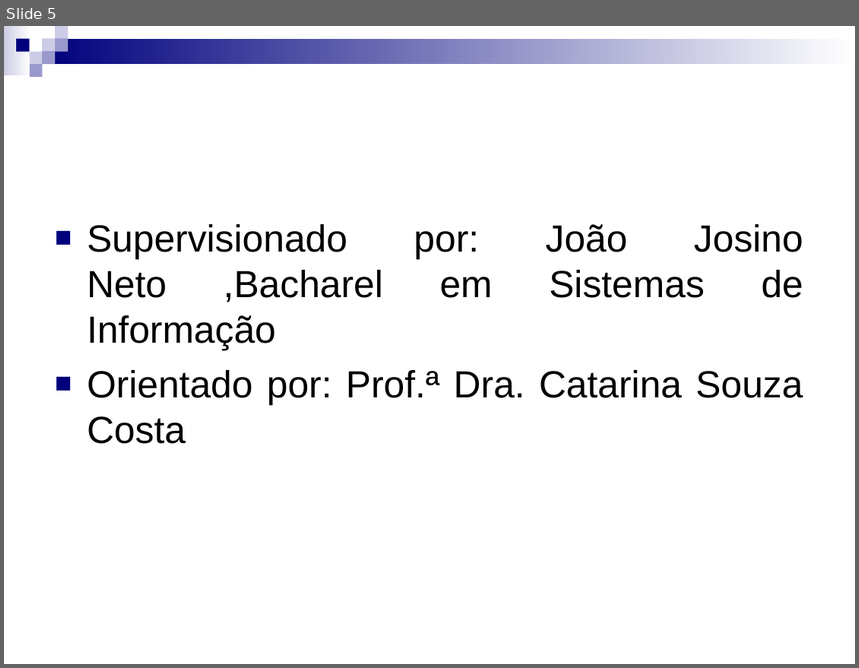
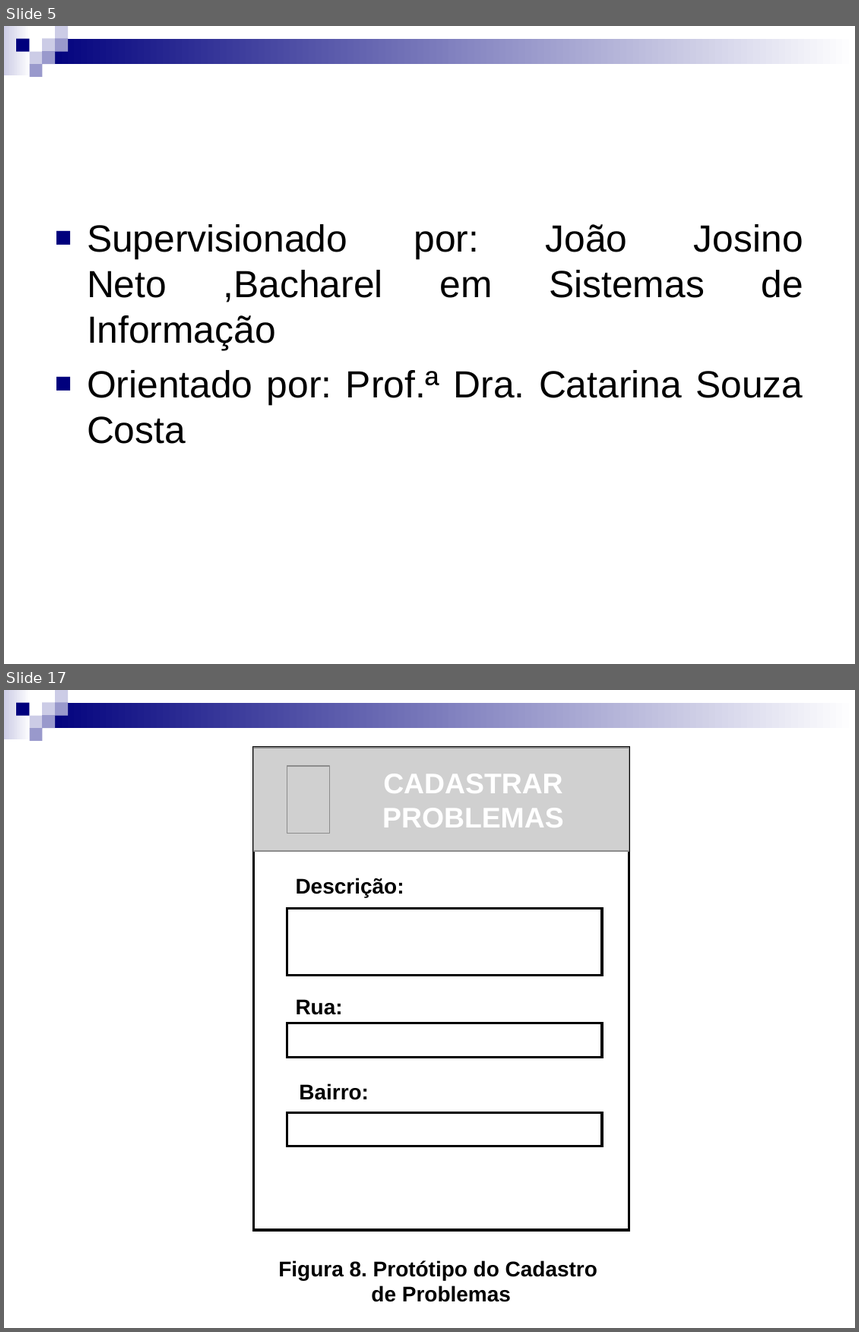
Before and after one commit to Gabrielfgrd/CamaraRB, a slide deck: Documentos/Documentos das aulas/Apresentação para o dia 10.ppt. Shown one above the other, each under a label of ours: slide 5 before the commit, slides 5 and 17 after it; the slides between them are not shown. The pictures are 859x668 and 859x1332 pixels, drawn with LibreOffice and Linux fonts; fonts in the diff are those of the drawing; grey boxes stand for pictures. Boxes give left, top, right and bottom in pixels: in the first picture for what was removed or moved away, otherwise in the second. Text is boxed around its words. In the diff, an @@ line names an element or a change of style, - is before the commit and + after.

```diff
--- a/Documentos/Documentos das aulas/Apresentação para o dia 10.ppt
+++ b/Documentos/Documentos das aulas/Apresentação para o dia 10.ppt
@@ slide 17 added at [4, 690, 855, 1328], background #FFFFFF; not listed: 9 template elements that a slide beside it also shows @@
@@ group added at [253, 748, 629, 1230]: 4 rectangles, 4 texts, 2 pictures @@
+CADASTRAR PROBLEMAS
+Descrição:
+Rua:
+Bairro:
@@ text added at [278, 1261, 598, 1303], 18 pt, text #000000, bold @@
+Figura 8. Protótipo do Cadastro
+de Problemas
```
Also in this commit, not shown: 3 slides changed, 13 other slides added, 3 slides removed, 8 other files.
